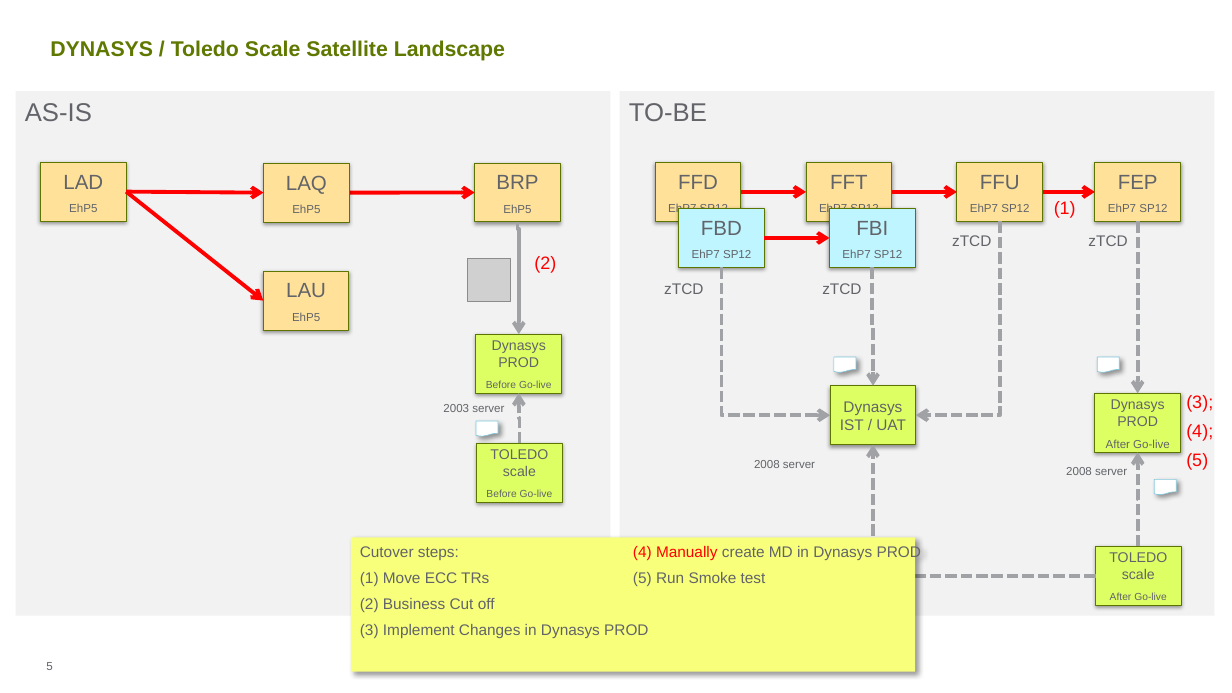
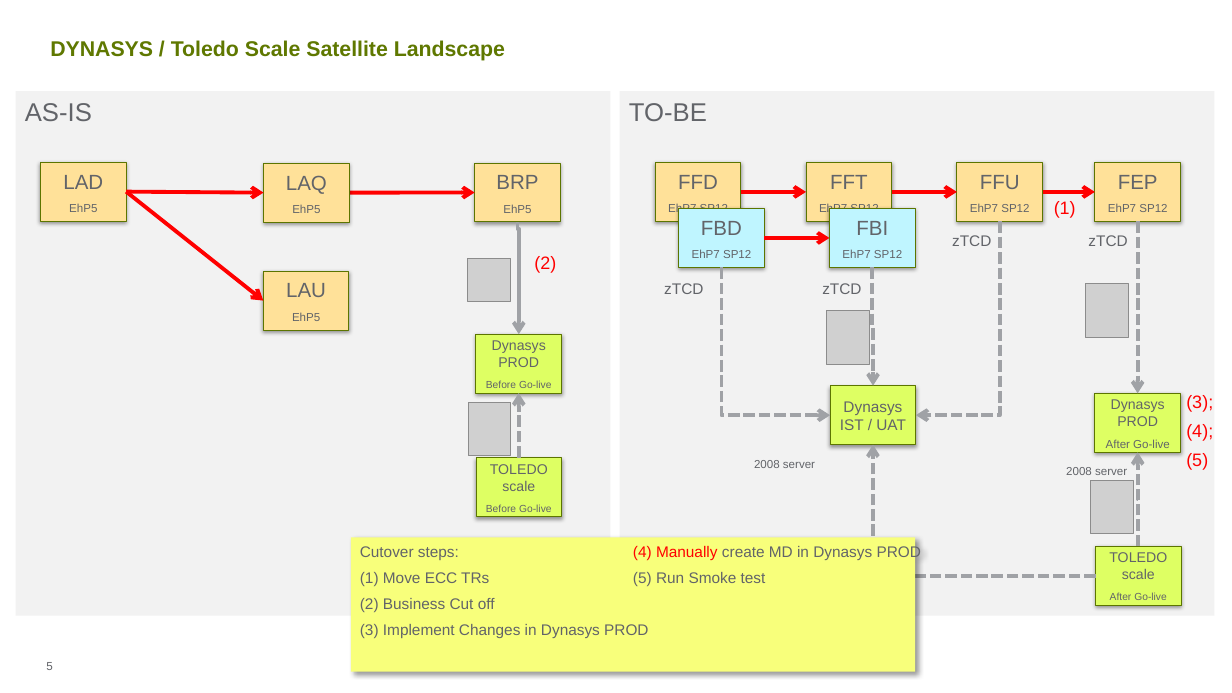
Before and after one commit to ldaher/syngenta-appmap, a slide deck: slide 5 of Satellite Status Report 20161107 vGC.PPTX. Drawn at 1232x693 pixels with LibreOffice and Linux fonts; fonts in the diff are those of the drawing; grey boxes stand for pictures; background and template pictures are left out. Boxes give left, top, right and bottom in pixels: in the first picture for what was removed or moved away, otherwise in the second. Text is boxed around its words. In the diff, an @@ line names an element or a change of style, - is before the commit and + after.

```diff
--- a/Satellite Status Report 20161107 vGC.PPTX
+++ b/Satellite Status Report 20161107 vGC.PPTX
@@ picture added at (x1=1086, y1=284, x2=1128, y2=337) @@
@@ picture added at (x1=826, y1=311, x2=869, y2=364) @@
@@ flow chart document removed at (x1=834, y1=357, x2=856, y2=372) @@
@@ flow chart document removed at (x1=1097, y1=357, x2=1119, y2=372) @@
@@ text removed at (x1=443, y1=404, x2=504, y2=412) @@
-2003 server
@@ picture added at (x1=469, y1=402, x2=511, y2=456) @@
@@ elbow arrow moved from (519, 444) - (518, 393) to (519, 458) - (518, 393) @@
@@ flow chart document removed at (x1=476, y1=421, x2=498, y2=437) @@
@@ rectangle "TOLEDO scale" moved from (x1=477, y1=444, x2=563, y2=503) to (x1=476, y1=458, x2=562, y2=518) @@
@@ picture added at (x1=1091, y1=481, x2=1133, y2=534) @@
@@ flow chart document removed at (x1=1154, y1=480, x2=1177, y2=495) @@
```
Also in this commit, not shown: 3 other slides changed, 2 slides removed, 1 other file.
